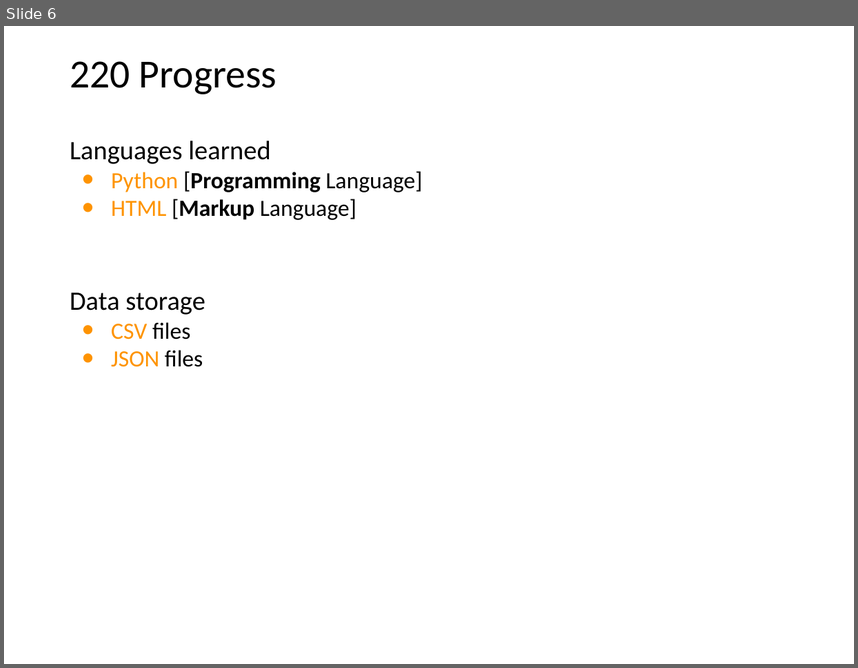
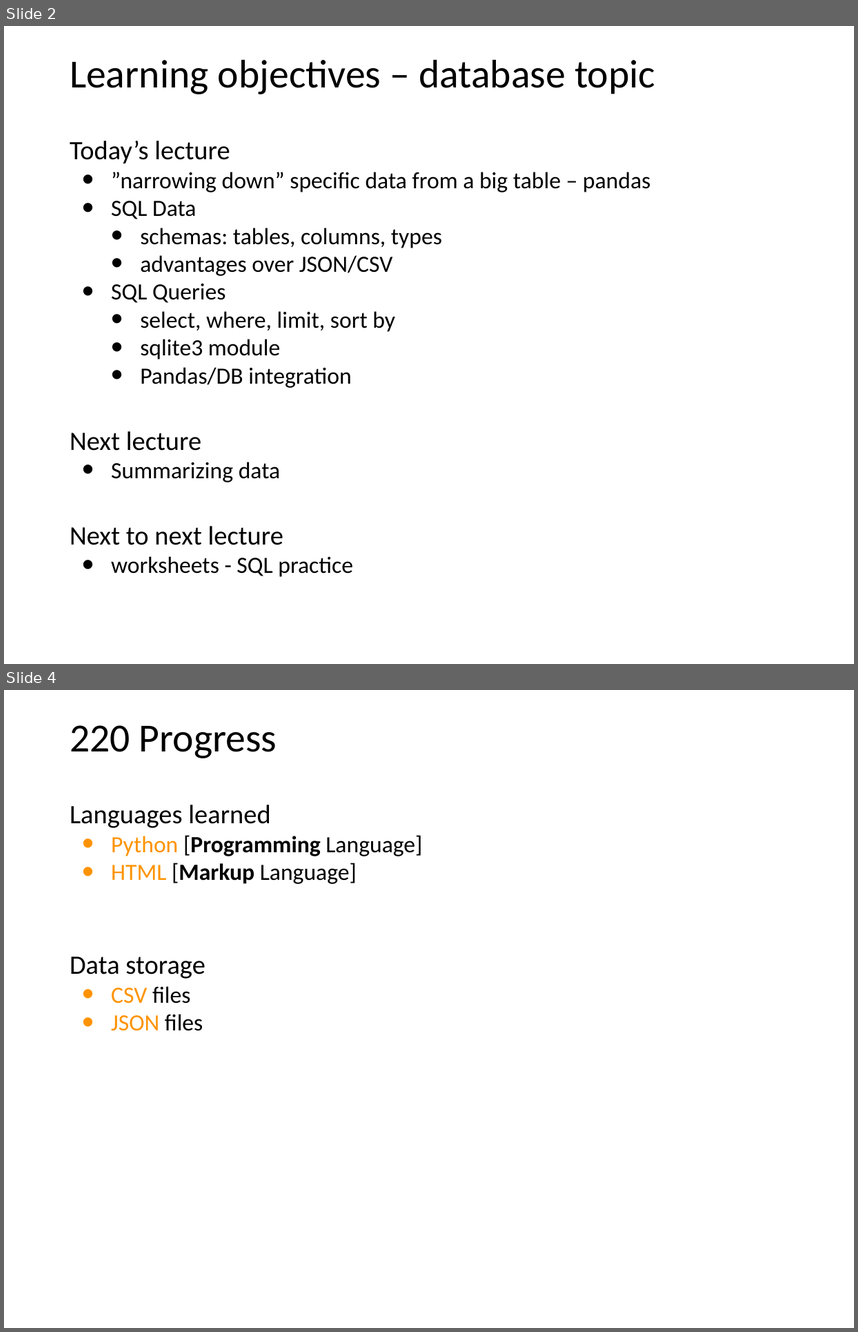
Before and after one commit to tylerharter/caraza-harter-com, a slide deck: tyler/meena/cs220/f20/materials/lec_33_F20.pptx. Shown one above the other, each under a label of ours: slide 6 before the commit, slides 2 and 4 after it; the slides between them are not shown. The pictures are 858x668 and 858x1332 pixels, drawn with LibreOffice and Linux fonts; fonts in the diff are those of the drawing. Boxes give left, top, right and bottom in pixels: in the first picture for what was removed or moved away, otherwise in the second. Text is boxed around its words. In the diff, an @@ line names an element or a change of style, - is before the commit and + after.

```diff
--- a/tyler/meena/cs220/f20/materials/lec_33_F20.pptx
+++ b/tyler/meena/cs220/f20/materials/lec_33_F20.pptx
@@ slide 2 added at <box>4,26,854,664</box>, background #FFFFFF @@
@@ title added at <box>70,60,655,94</box>, 48 pt, text #000000 @@
+Learning objectives – database topic
@@ text added at <box>70,141,651,577</box>, 28 pt, text #000000 @@
+Today’s lecture
+• ”narrowing down” specific data from a big table – pandas
+• SQL Data
+  • schemas: tables, columns, types
+  • advantages over JSON/CSV
+• SQL Queries
+  • select, where, limit, sort by
+  • sqlite3 module
+  • Pandas/DB integration
+Next lecture
+• Summarizing data
+Next to next lecture
+• worksheets - SQL practice
@@ what was slide 6 is now slide 4 @@
```
Also in this commit, not shown: 6 slides changed, 2 other slides added, 5 slides removed.
